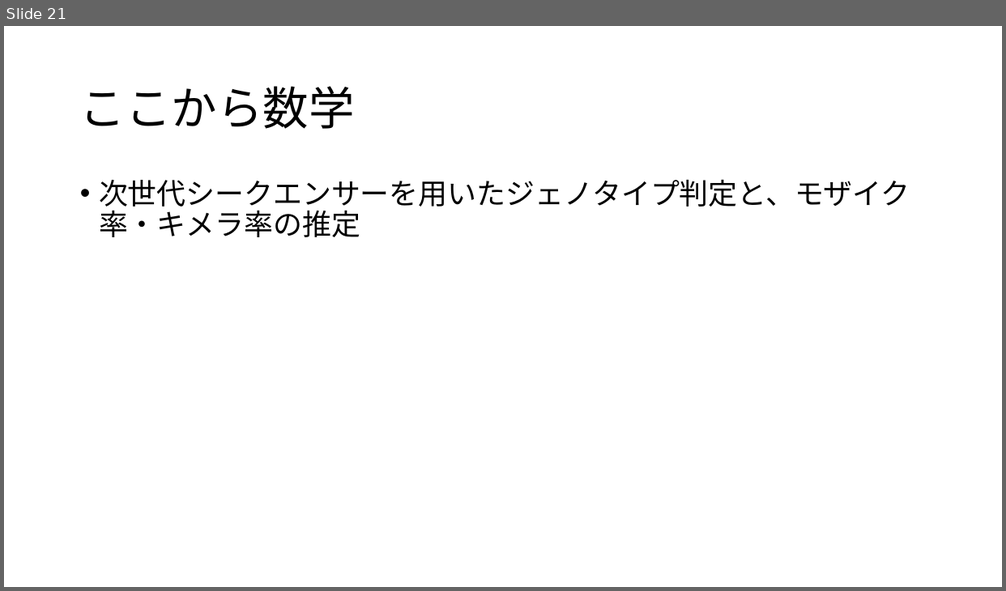
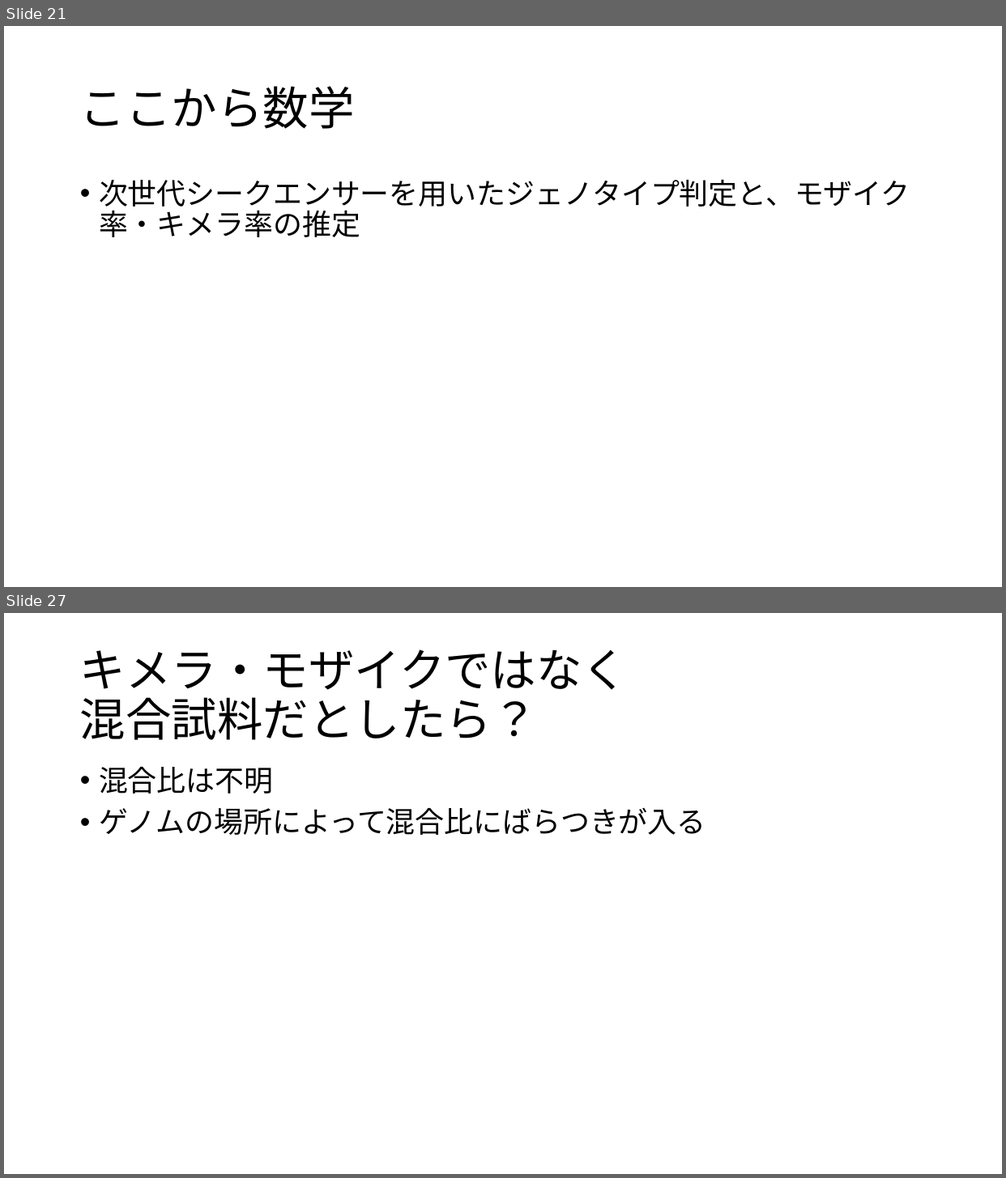
Before and after one commit to ryamada22/atom, a slide deck: Lectures2019/chimeraNGStyping2020Jan.pptx. Shown one above the other, each under a label of ours: slide 21 before the commit, slides 21 and 27 after it; the slides between them are not shown. The pictures are 1006x591 and 1006x1178 pixels, drawn with LibreOffice and Linux fonts; fonts in the diff are those of the drawing. Boxes give left, top, right and bottom in pixels: in the first picture for what was removed or moved away, otherwise in the second. Text is boxed around its words. In the diff, an @@ line names an element or a change of style, - is before the commit and + after.

```diff
--- a/Lectures2019/chimeraNGStyping2020Jan.pptx
+++ b/Lectures2019/chimeraNGStyping2020Jan.pptx
@@ slide 27 added at [4, 613, 1002, 1174], background #FFFFFF @@
@@ title added at [80, 649, 628, 740], 44 pt, text #000000 @@
+キメラ・モザイクではなく
+混合試料だとしたら？
@@ text added at [99, 767, 706, 835], 28 pt, text #000000 @@
+• 混合比は不明
+• ゲノムの場所によって混合比にばらつきが入る
```
Also in this commit, not shown: 9 other slides added.
